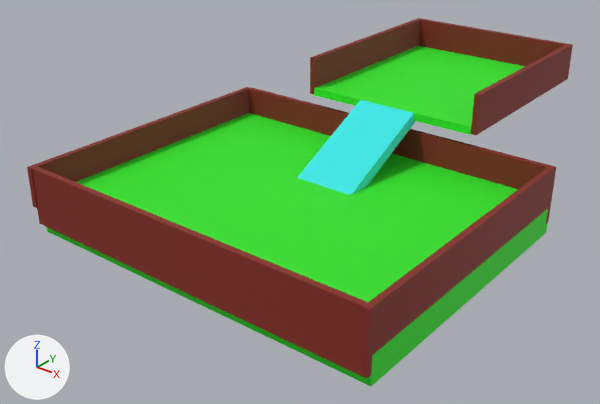
Two versions of the FBX model Models/Level 2.fbx, one commit apart.
Before and after are seen from a camera (50 mm lens) standing at (15.5, -19.1, 11.8) and looking at (-1.1, 1.6, -1.1). The lights are fixed; the arrows at lower left show +X, +Y and +Z. Where no turn or scale is listed for an object, it has been applied to the vertices.
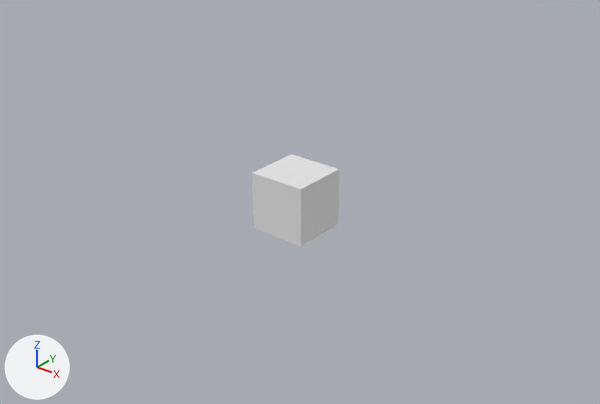
What changed in the scene script:
```text
Change mat_material:
    mat_material.base_color: (0.0295, 0.8, 0.0172) -> (0.8, 0.8, 0.8)  # green #30e723 -> white #e7e7e7
Remove ob_cube_006:
    ob_cube_006 = bpy.data.objects.new('Cube.006', me_cube_006)
    ob_cube_006.location = (3.66, 8.8, 2.38)
Change ob_cube:
    ob_cube.scale: (6.54, 5.17, 0.67) -> (1.0, 1.0, 1.0)
    ob_cube.location: (0.0, 0.0, -0.56) -> (0.0, 0.0, 0.0)
Remove ob_cube_007:
    ob_cube_007 = bpy.data.objects.new('Cube.007', me_cube_007)
    ob_cube_007.location = (-3.17, 8.8, 2.38)
Remove ob_cube_003:
    ob_cube_003 = bpy.data.objects.new('Cube.003', me_cube_003)
    ob_cube_003.location = (-0.01, -5.28, 0.15)
Remove ob_cube_004:
    ob_cube_004 = bpy.data.objects.new('Cube.004', me_cube_004)
    ob_cube_004.location = (-0.01, 5.11, 0.15)
Remove ob_cube_001:
    ob_cube_001 = bpy.data.objects.new('Cube.001', me_cube_001)
    ob_cube_001.location = (0.24, 2.92, 0.75)
    ob_cube_001.rotation_euler = (-0.459, 0.0, 3.142)  # degrees (-26, 0, 180)
    ob_cube_001.scale = (-1.13, -2.75, -0.207)
Remove ob_cube_008:
    ob_cube_008 = bpy.data.objects.new('Cube.008', me_cube_008)
    ob_cube_008.location = (-6.63, -0.14, 0.45)
Remove ob_cube_005:
    ob_cube_005 = bpy.data.objects.new('Cube.005', me_cube_005)
    ob_cube_005.location = (0.22, 12.62, 2.38)
Remove ob_cube_009:
    ob_cube_009 = bpy.data.objects.new('Cube.009', me_cube_009)
    ob_cube_009.location = (6.45, -0.14, 0.45)
Remove ob_cube_002:
    ob_cube_002 = bpy.data.objects.new('Cube.002', me_cube_002)
    ob_cube_002.location = (0.24, 8.79, 1.78)
```

Where the change shows, as pixel boxes [x1, y1, x2, y2] in the pictures (600 x 404 px):
'Cube', recoloured, moved, rescaled (83% narrower, 66% shorter)
    before: [46, 113, 548, 386]
    after: [252, 154, 339, 246]
'Cube.003', deleted
    before: [32, 166, 374, 378]
'Cube.009', deleted
    before: [360, 167, 555, 359]
'Cube.002', deleted (green)
    before: [312, 46, 525, 135]
'Cube.004', deleted
    before: [248, 87, 556, 224]
'Cube.008', deleted
    before: [27, 87, 249, 208]
'Cube.001', deleted
    before: [297, 100, 416, 195]
'Cube.006', deleted
    before: [471, 44, 573, 135]
'Cube.005', deleted
    before: [419, 19, 567, 66]
'Cube.007', deleted
    before: [310, 18, 422, 94]
